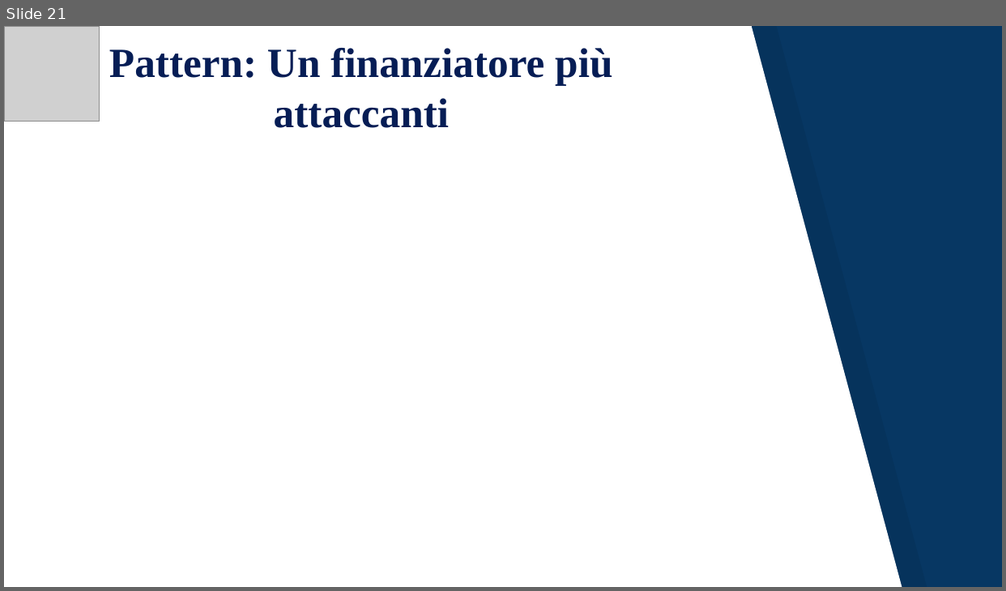
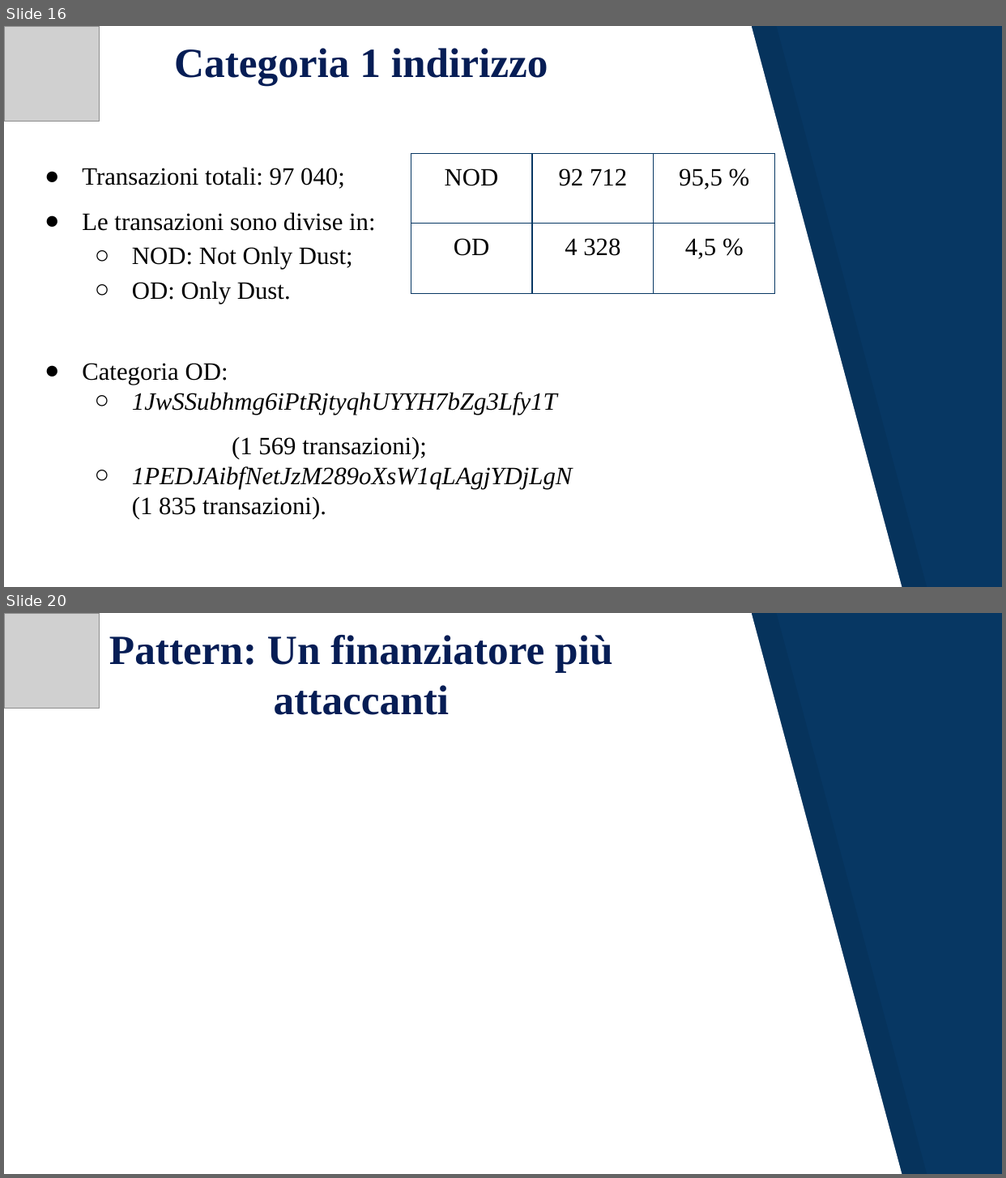
Before and after one commit to JacopoRaffi/Dust_Attack_Analysis, a slide deck: Dust Attack .pptx. Shown one above the other, each under a label of ours: slide 21 before the commit, slides 16 and 20 after it; the slides between them are not shown. The pictures are 1006x591 and 1006x1178 pixels, drawn with LibreOffice and Linux fonts; fonts in the diff are those of the drawing; grey boxes stand for pictures. Boxes give left, top, right and bottom in pixels: in the first picture for what was removed or moved away, otherwise in the second. Text is boxed around its words. In the diff, an @@ line names an element or a change of style, - is before the commit and + after.

```diff
--- a/Dust Attack .pptx
+++ b/Dust Attack .pptx
@@ slide 16 added at box(4, 26, 1002, 587), background #073763; not listed: 2 template elements that a slide beside it also shows @@
@@ picture added at box(4, 26, 99, 121) @@
@@ title added at box(174, 48, 548, 86), 30 pt, text #061D55, bold @@
+Categoria 1 indirizzo
@@ text added at box(82, 167, 375, 304), 18 pt, text #000000 @@
+● Transazioni totali: 97 040;
+● Le transazioni sono divise in:
+  ○ NOD: Not Only Dust;
+  ○ OD: Only Dust.
@@ table added at box(411, 154, 777, 481), 2 rows, 3 columns @@
+NOD | 92 712 | 95,5 %
+OD | 4 328 | 4,5 %
@@ text added at box(82, 363, 573, 519), 18 pt, text #000000, italic @@
+● Categoria OD:
+  ○ 1JwSSubhmg6iPtRjtyqhUYYH7bZg3Lfy1T
+(1 569 transazioni);
+  ○ 1PEDJAibfNetJzM289oXsW1qLAgjYDjLgN
+(1 835 transazioni).
@@ what was slide 21 is now slide 20 @@
```
Also in this commit, not shown: 15 slides changed, 2 other slides added, 4 slides removed, 1 other file.
